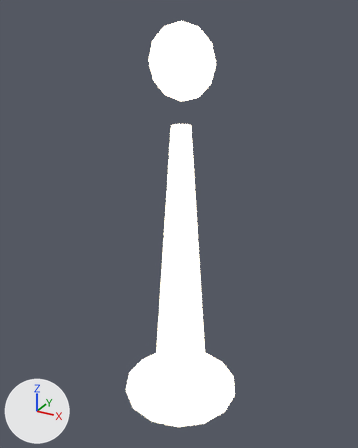
A saved change to the glTF model assets3d/fx/fx_drop_common.glb.
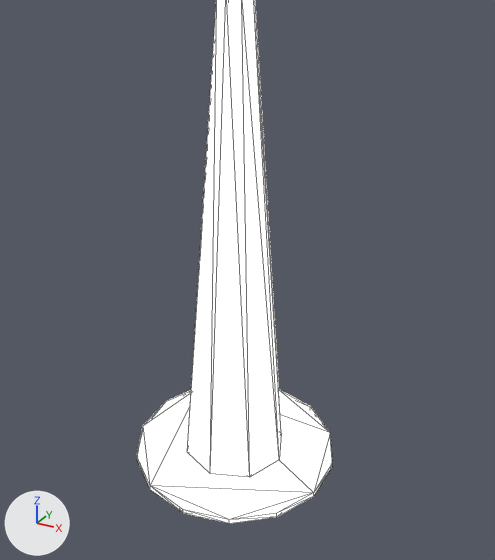
There are two pictures of each version: one whole from a 50 mm camera at (1.092, -2.005, 2.026) aimed at (-0.016, 0.009, 1.019), one close up on the part from 14% to 91% of the width and 30% to 100% of the height. The axes (+X, +Y, +Z) are drawn at lower left. The lights are the same throughout. The first two pictures are the older version. The close-ups show mesh edges as thin lines. Vertices at exactly the same position are counted once.

Script lines for the objects in view, before the commit:
```python
me_fx_drop_common = bpy.data.meshes.new('fx_drop_common')
me_fx_drop_common.from_pydata(...)  # an 8-sided cut cone along z (radius 0.16 at the low end, 0.05 at the high end) spanning x -0.16..0.16, y -0.16..0.16, z 0.02..1.52, material slot 0; a 6-sided cut cone along z (radius 0.05 at the low end, 0.02 at the high end) spanning x -0.04..0.04, y -0.05..0.05, z 0.02..1.42, material slot 1; a 14-sided cylinder along z spanning x -0.31..0.31, y -0.32..0.32, z 0.0..0.01, material slot 2; a UV sphere (12 segments, 6 rings, poles along z) spanning x -0.17..0.17, y -0.04..0.04, z 1.63..1.97, material slot 3
me_fx_drop_common.materials.append(mat_m__f3e7d3_shell)  # pale yellow #f3e8d4, glowing pale yellow #fff3de
me_fx_drop_common.materials.append(mat_m__f3e7d3_shell_001)  # pale yellow #f3e8d4, glowing pale yellow #fff3de
me_fx_drop_common.materials.append(mat_m__f3e7d3_shell_002)  # pale yellow #f3e8d4, glowing pale yellow #fff3de
me_fx_drop_common.materials.append(mat_m__f3e7d3_glow)  # pale yellow #f3e8d4, glowing pale yellow #fff3de
ob_fx_drop_common = bpy.data.objects.new('fx_drop_common', me_fx_drop_common)
ob_fx_drop_common.location = (0.0, 0.0, 0.0)
```
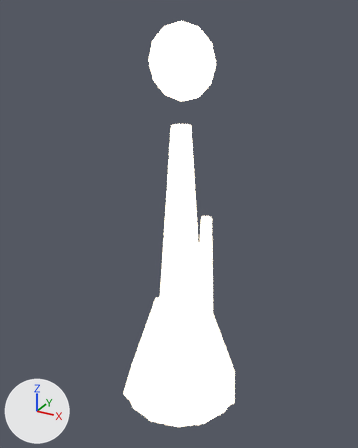
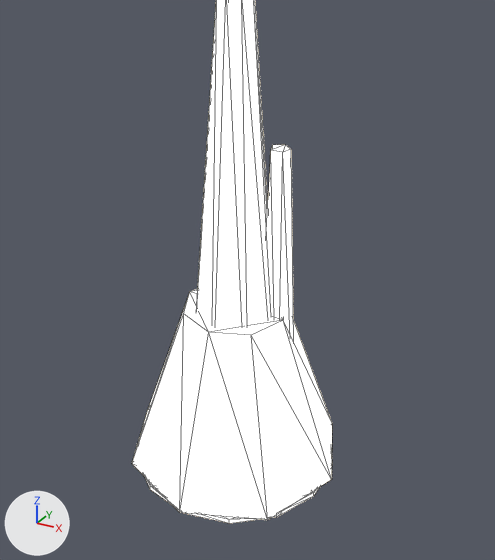
The change, as JSON lines over the scene's bpy script:
```json
{"op": "add", "block": "mat_m__f3e7d3_shell_003", "code": ["mat_m__f3e7d3_shell_003 = principled_material('M_#F3E7D3_shell.003')", "mat_m__f3e7d3_shell_003.base_color = (0.899, 0.805, 0.659)  # pale yellow #f3e8d4", "mat_m__f3e7d3_shell_003.roughness = 0.6", "mat_m__f3e7d3_shell_003.emission_color = (1.0, 0.895, 0.733)  # pale yellow #fff3de", "mat_m__f3e7d3_shell_003.emission_strength = 1.079"]}
{"op": "add", "block": "mat_m__f3e7d3_shell_004", "code": ["mat_m__f3e7d3_shell_004 = principled_material('M_#F3E7D3_shell.004')", "mat_m__f3e7d3_shell_004.base_color = (0.899, 0.805, 0.659)  # pale yellow #f3e8d4", "mat_m__f3e7d3_shell_004.roughness = 0.6", "mat_m__f3e7d3_shell_004.emission_color = (1.0, 0.895, 0.733)  # pale yellow #fff3de", "mat_m__f3e7d3_shell_004.emission_strength = 1.259"]}
{"block": "me_fx_drop_common", "where": "# used by ob_fx_drop_common; location = (0.0, 0.0, 0.0)"}
{"op": "remove", "block": "me_fx_drop_common", "code": "me_fx_drop_common.from_pydata(...)  # 118 vertices, 220 faces; spans x -0.31..0.31, y -0.32..0.32, z 0.0..1.97"}
{"op": "add", "block": "me_fx_drop_common", "code": "me_fx_drop_common.from_pydata(...)  # 144 vertices, 264 faces; spans x -0.34..0.34, y -0.34..0.34, z 0.0..1.97"}
{"block": "me_fx_drop_common", "change": "me_fx_drop_common part 1: a new loose piece, an 8-sided cut cone along z (radius 0.34 at the low end, 0.16 at the high end) spanning x -0.34..0.34, y -0.34..0.34, z 0.02..0.54, in mat_m__f3e7d3_shell_003 (pale yellow #f3e8d4, glowing pale yellow #fff3de)"}
{"block": "me_fx_drop_common", "change": "me_fx_drop_common part 2: a new loose piece, a 5-sided cut cone along z (radius 0.07 at the low end, 0.03 at the high end) spanning x 0.05..0.19, y -0.02..0.11, z 0.02..1.07, in mat_m__f3e7d3_shell_004 (pale yellow #f3e8d4, glowing pale yellow #fff3de)"}
{"op": "add", "block": "me_fx_drop_common", "code": "me_fx_drop_common.materials.append(mat_m__f3e7d3_shell_003)  # pale yellow #f3e8d4, glowing pale yellow #fff3de"}
{"op": "add", "block": "me_fx_drop_common", "code": "me_fx_drop_common.materials.append(mat_m__f3e7d3_shell_004)  # pale yellow #f3e8d4, glowing pale yellow #fff3de"}
```

Pixel boxes [x1, y1, x2, y2] of what changed, in the close-ups (495 x 560 px):
```json
{"object": "fx_drop_common", "change": "reshaped", "before": [137, 0, 332, 523], "after": [132, 0, 332, 523]}
{"part": 1, "of": "me_fx_drop_common", "change": "added", "after": [132, 289, 332, 520], "on screen": "pale yellow"}
{"part": 2, "of": "me_fx_drop_common", "change": "added", "after": [267, 145, 294, 339], "on screen": "pale yellow"}
```
